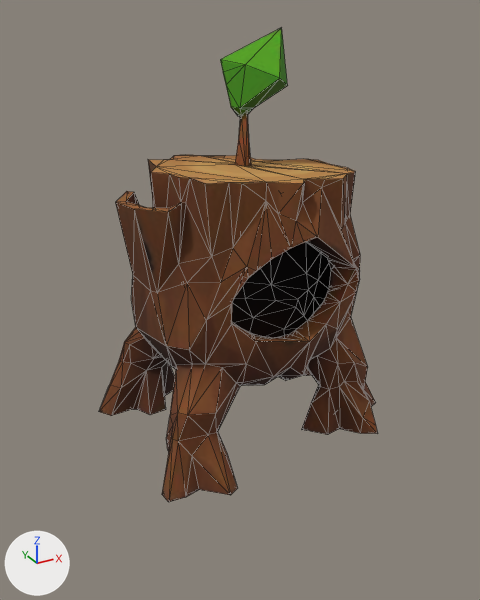
Before and after pictures for a commit that changed the glTF model ecorce/modeles/m_souche_marcheuse.glb.
The view is the same before and after, from a camera (50 mm lens) standing at (-0.788, -1.399, 0.544) and looking at (-0.036, -0.031, -0.14). Lighting does not change. The marker at lower left points along +X, +Y and +Z. The first picture is the older version. Mesh edges are drawn as thin lines. Vertices at exactly the same position are counted once.

The scene before the commit, as lines of its bpy script (objects in view):
```python
me_geometry_0 = bpy.data.meshes.new('geometry_0')
me_geometry_0.from_pydata(...)  # 1485 vertices, 2997 faces; spans x -0.74..0.74, y -0.6..0.6, z -1.0..1.0
me_geometry_0.materials.append(mat_material_0)  # picture img_image_0
ob_geometry_0 = bpy.data.objects.new('geometry_0', me_geometry_0)
ob_geometry_0.location = (0.004, -0.001, 0.0)
ob_geometry_0.scale = (0.5, 0.5, 0.5)
```
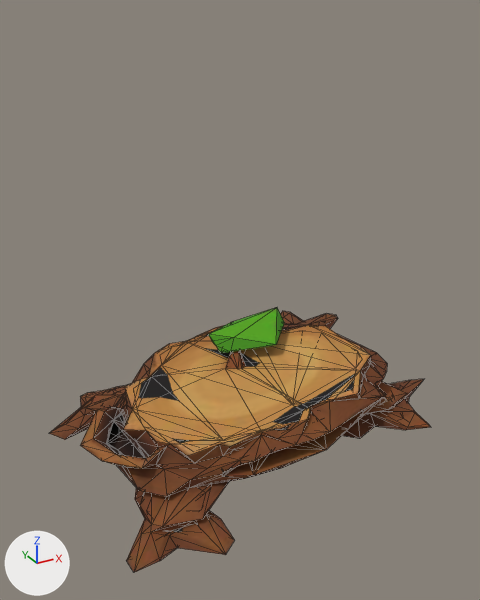
The newer file adds a shape key; the second version is drawn at full value of the shape key 'aplati' of 'geometry_0', and the change is written as the vertex moves it makes.

Boxes [x1, y1, x2, y2] around the edits, measured in the pictures (480 x 600 px):
'geometry_0', reshaped, moved, rescaled (37% wider, 44% shorter)
    before: [99, 27, 378, 502]
    after: [49, 307, 431, 573]

The edits, one by one:
me_geometry_0 is used by ob_geometry_0; location (0.004, -0.001, 0.0); scale (0.5, 0.5, 0.5).
me_geometry_0 had 1485 vertices, 2997 faces and spanned x -0.74..0.74, y -0.6..0.6, z -1.0..1.0.
me_geometry_0 now has 1485 vertices, 2997 faces and spans x -0.32..0.65, y -0.15..0.65, z -0.03..0.24.
me_geometry_0 part 1: the whole mesh is multiplied about its middle by the matrix ((0.651, 0.0, -0.013), (0.0, 0.659, 0.0), (0.098, 0.0, 0.086)), then moved by (0.15, 0.25, 0.12).
Object 'geometry_0' (ob_geometry_0) moves from (0.004, -0.001, 0.0) to (-0.168, -0.262, -0.539).
Object 'geometry_0' (ob_geometry_0) is rescaled from (0.5, 0.5, 0.5) to (1.04, 1.04, 1.04).
